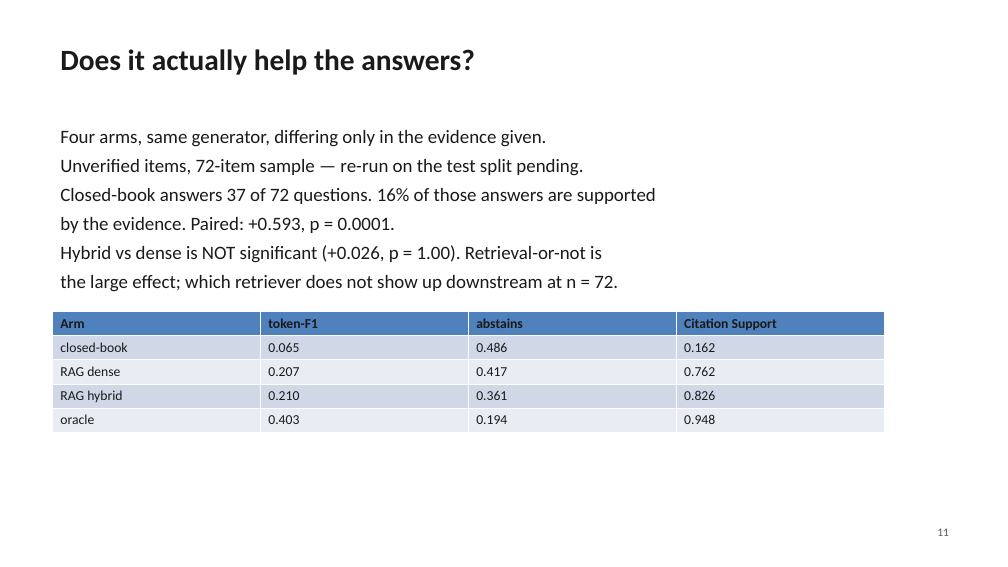
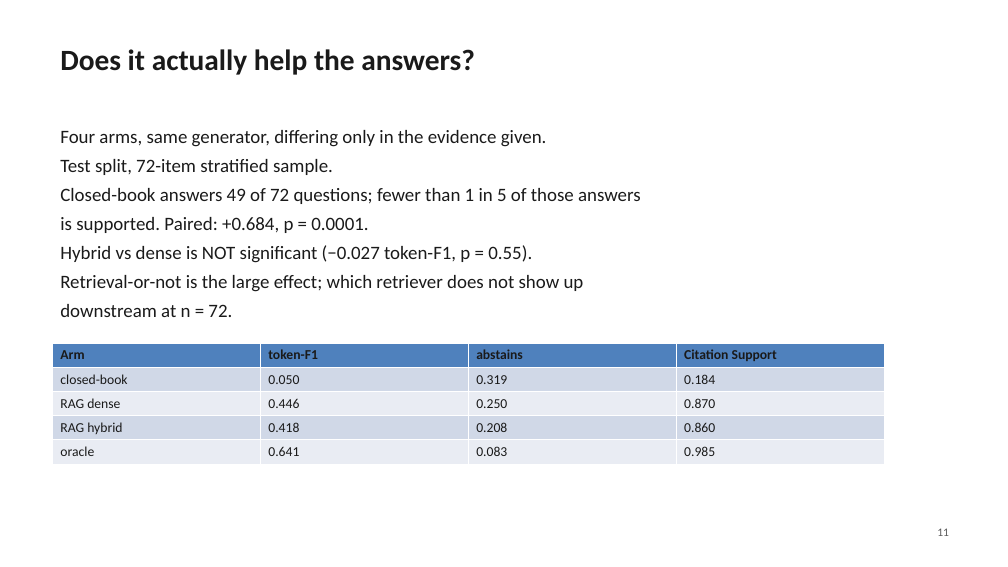
Before and after one commit to dhruvv1402/IndicRAG-QA, a slide deck: slide 11 of paper/IndicRAG-QA-slides.pptx. Drawn at 1008x567 pixels with LibreOffice and Linux fonts; fonts in the diff are those of the drawing. Boxes give left, top, right and bottom in pixels: in the first picture for what was removed or moved away, otherwise in the second. Text is boxed around its words. In the diff, an @@ line names an element or a change of style, - is before the commit and + after.

```diff
--- a/paper/IndicRAG-QA-slides.pptx
+++ b/paper/IndicRAG-QA-slides.pptx
@@ text at (x1=60, y1=159, x2=641, y2=317): text changed @@
-Unverified items, 72-item sample — re-run on the test split pending.
-Closed-book answers 37 of 72 questions. 16% of those answers are supported
-by the evidence. Paired: +0.593, p = 0.0001.
-Hybrid vs dense is NOT significant (+0.026, p = 1.00). Retrieval-or-not is
-the large effect; which retriever does not show up downstream at n = 72.
+Test split, 72-item stratified sample.
+Closed-book answers 49 of 72 questions; fewer than 1 in 5 of those answers
+is supported. Paired: +0.684, p = 0.0001.
+Hybrid vs dense is NOT significant (−0.027 token-F1, p = 0.55).
+Retrieval-or-not is the large effect; which retriever does not show up
+downstream at n = 72.
@@ table at (x1=53, y1=343, x2=885, y2=464) @@
-row 2: closed-book | 0.065 | 0.486 | 0.162
+row 2: closed-book | 0.050 | 0.319 | 0.184
-row 3: RAG dense | 0.207 | 0.417 | 0.762
+row 3: RAG dense | 0.446 | 0.250 | 0.870
-row 4: RAG hybrid | 0.210 | 0.361 | 0.826
+row 4: RAG hybrid | 0.418 | 0.208 | 0.860
-row 5: oracle | 0.403 | 0.194 | 0.948
+row 5: oracle | 0.641 | 0.083 | 0.985
@@ table moved from (x1=53, y1=312, x2=885, y2=433) to (x1=53, y1=343, x2=885, y2=464) @@
```
Also in this commit, not shown: 2 other slides changed, 13 other files.
